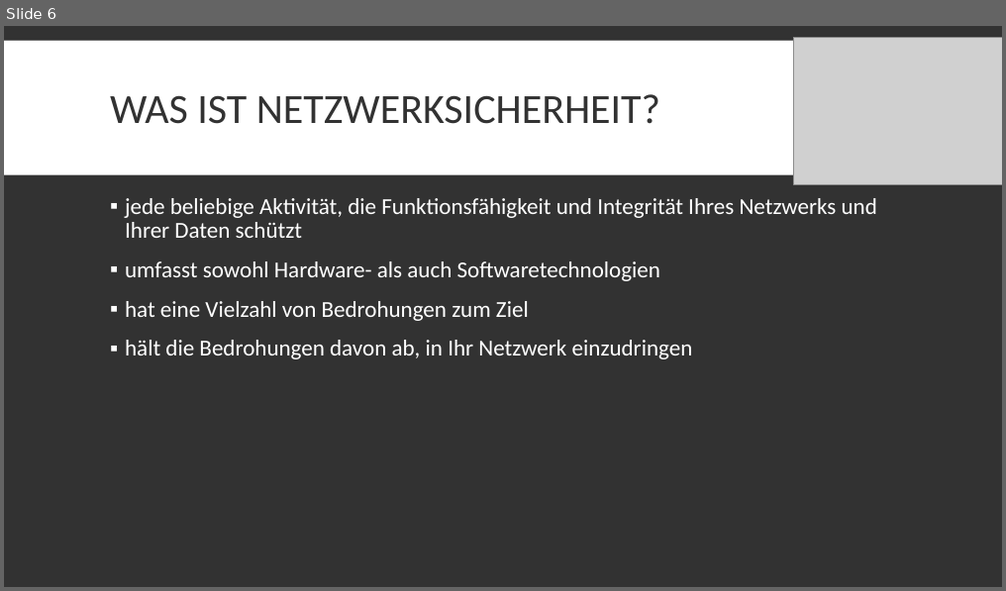
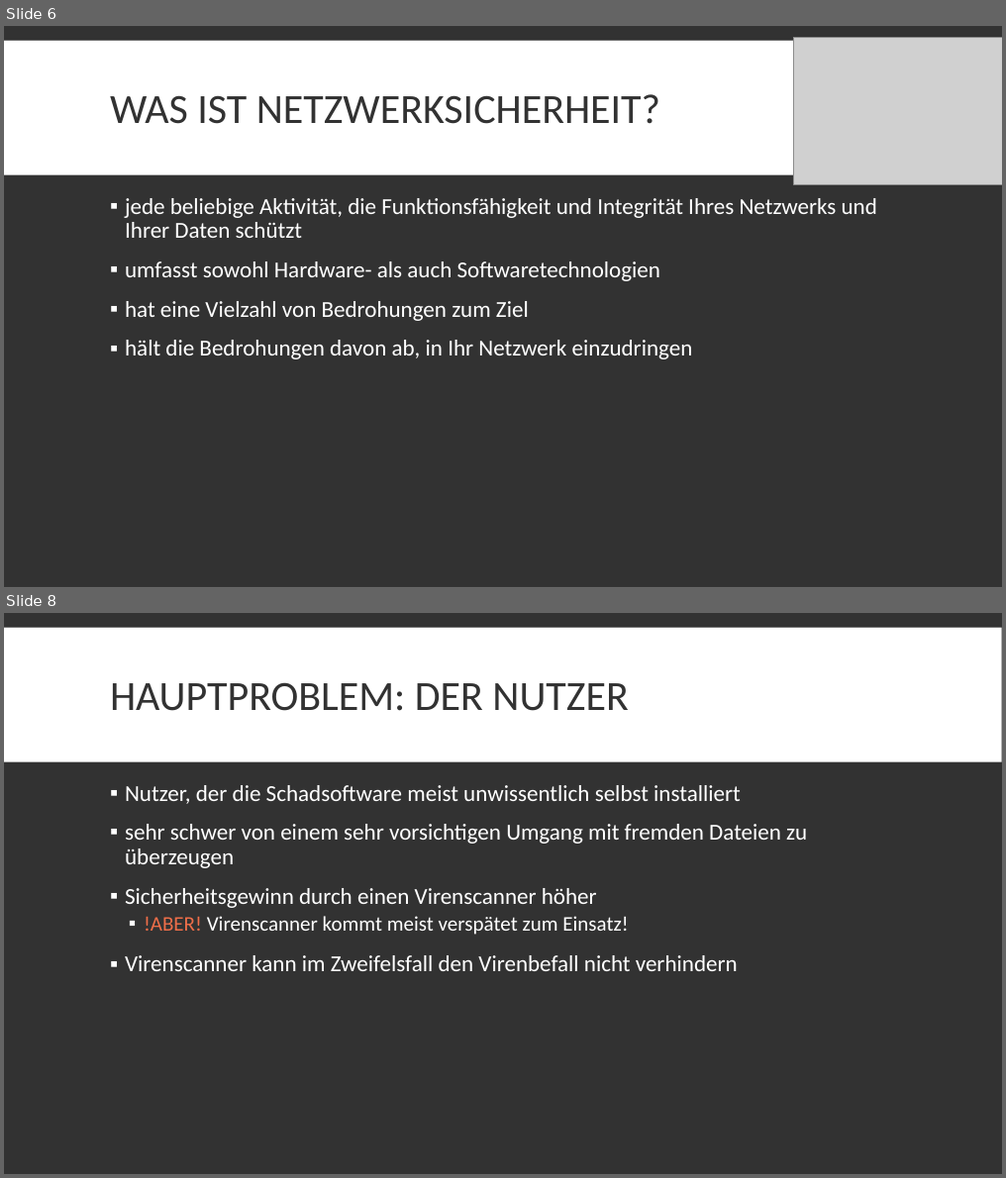
Before and after one commit to DerM0narch/TA_ITECH, a slide deck: Datenschutz_Netzwerksicherheit.pptx. Shown one above the other, each under a label of ours: slide 6 before the commit, slides 6 and 8 after it; the slides between them are not shown. The pictures are 1006x591 and 1006x1178 pixels, drawn with LibreOffice and Linux fonts; fonts in the diff are those of the drawing; grey boxes stand for pictures. Boxes give left, top, right and bottom in pixels: in the first picture for what was removed or moved away, otherwise in the second. Text is boxed around its words. In the diff, an @@ line names an element or a change of style, - is before the commit and + after.

```diff
--- a/Datenschutz_Netzwerksicherheit.pptx
+++ b/Datenschutz_Netzwerksicherheit.pptx
@@ slide 8 added at bbox=[4, 613, 1002, 1174], background #323232; not listed: 1 template element that a slide beside it also shows @@
@@ title added at bbox=[110, 682, 628, 711], 40 pt, text #323232 @@
+HAUPTPROBLEM: DER NUTZER
@@ text added at bbox=[125, 785, 807, 971], 22 pt, text #FFFFFF @@
+▪ Nutzer, der die Schadsoftware meist unwissentlich selbst installiert
+▪ sehr schwer von einem sehr vorsichtigen Umgang mit fremden Dateien zu überzeugen
+▪ Sicherheitsgewinn durch einen Virenscanner höher
+  ▪ !ABER! Virenscanner kommt meist verspätet zum Einsatz!
+▪ Virenscanner kann im Zweifelsfall den Virenbefall nicht verhindern
```
Also in this commit, not shown: 2 slides changed, 1 other slide added.
